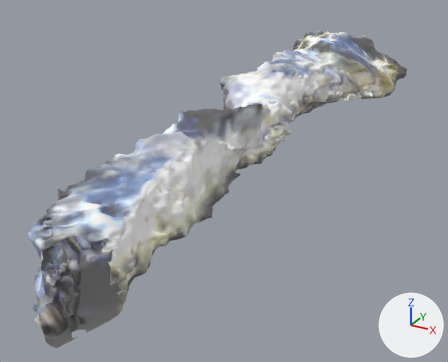
The glTF model public/cave/cave-fitted.glb, before and after one commit.
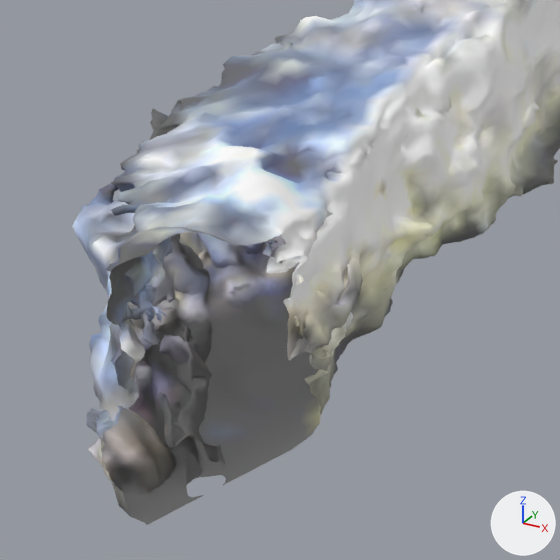
Each version is shown whole from a 50 mm camera at (29.6, -128.2, 31.9) aimed at (-10.0, -56.2, -4.1), then close up on the part from 0% to 48% of the width and 41% to 100% of the height. Lighting does not change. The marker at lower right points along +X, +Y and +Z. The older version's two pictures come first. Where no turn or scale is listed for an object, it has been applied to the vertices. Vertices at exactly the same position are counted once.
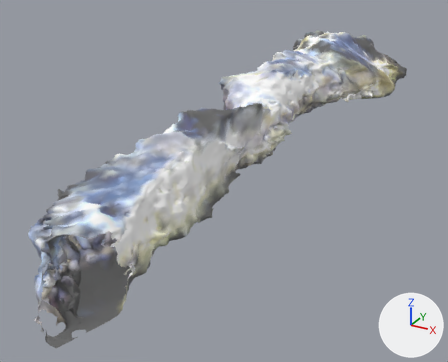
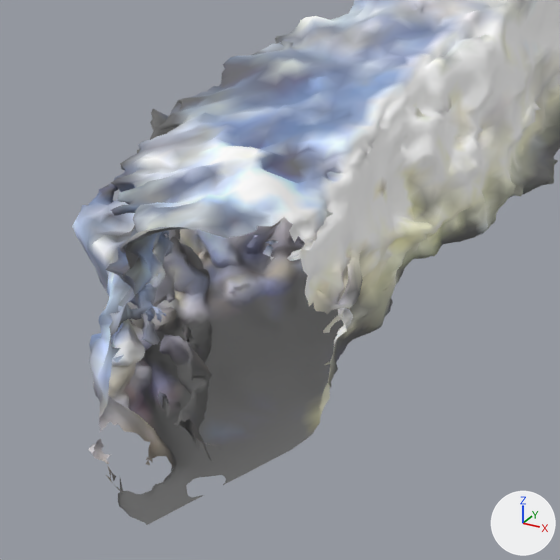
Where the newer file only moved an object's origin or applied its transform, the numbers keep the older frame.

Patch to the scene script:
```diff
--- a/public/cave/cave-fitted.glb.py
+++ b/public/cave/cave-fitted.glb.py
@@ me_mesh_0 @@
 # used by ob_mesh_0; location = (-17.06, 0.94, -0.47)
-me_mesh_0.from_pydata(...)  # 68243 vertices, 133682 faces; spans x 0.0..20.1, y -101.4..0.0, z 0.0..12.1
+me_mesh_0.from_pydata(...)  # 54348 vertices, 107292 faces; spans x 0.0..20.1, y -101.0..0.0, z 0.0..12.1
+# me_mesh_0 part 1: 251 vertices moved within x 15.5..17.3, y -99.7..-94.6, z 0.5..1.8; 13909 vertices removed from x 8.7..17.3, y -101.4..-85.6, z 0.5..9.0; 14 vertices added at x 8.7..17.3, y -99.6..-85.5, z 0.5..1.6
+# other edits to the shape of me_mesh_0 do not show in these pictures
 me_mesh_0.materials.append(mat_scanned_macro_tint)
```

What differs and where, as boxes (x1, y1, x2, y2) in the close-ups (560 x 560 px):
part 1 of me_mesh_0, cut back
    before: (86, 217, 353, 515)
    after: (161, 228, 311, 502)
